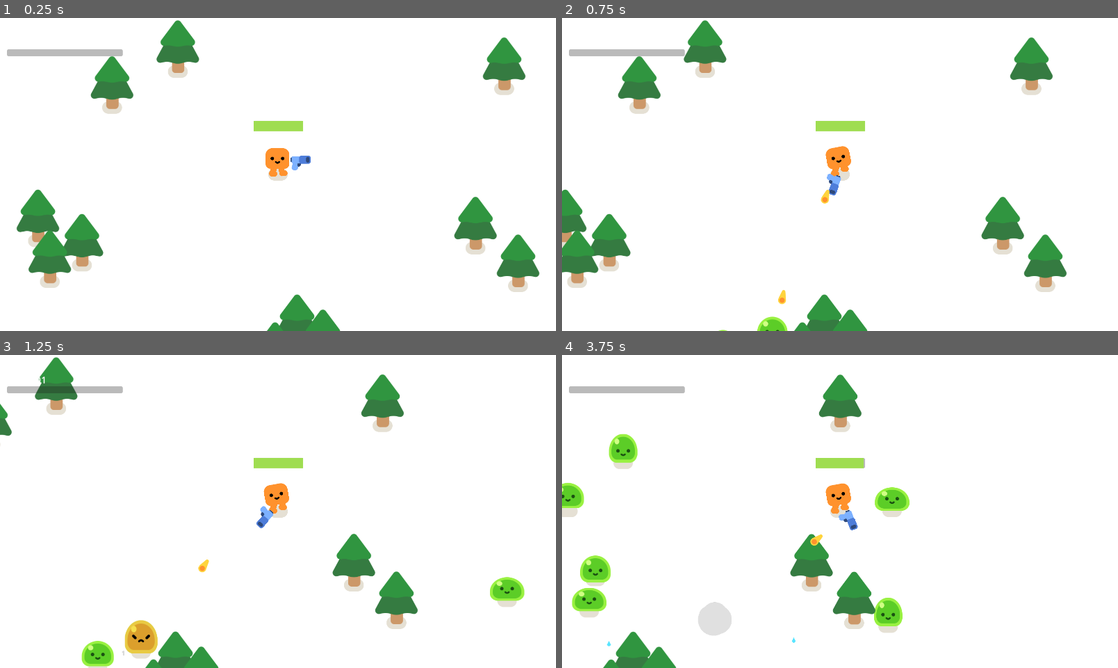
Above: before the commit, frames 1-4 (two rows, left to right).
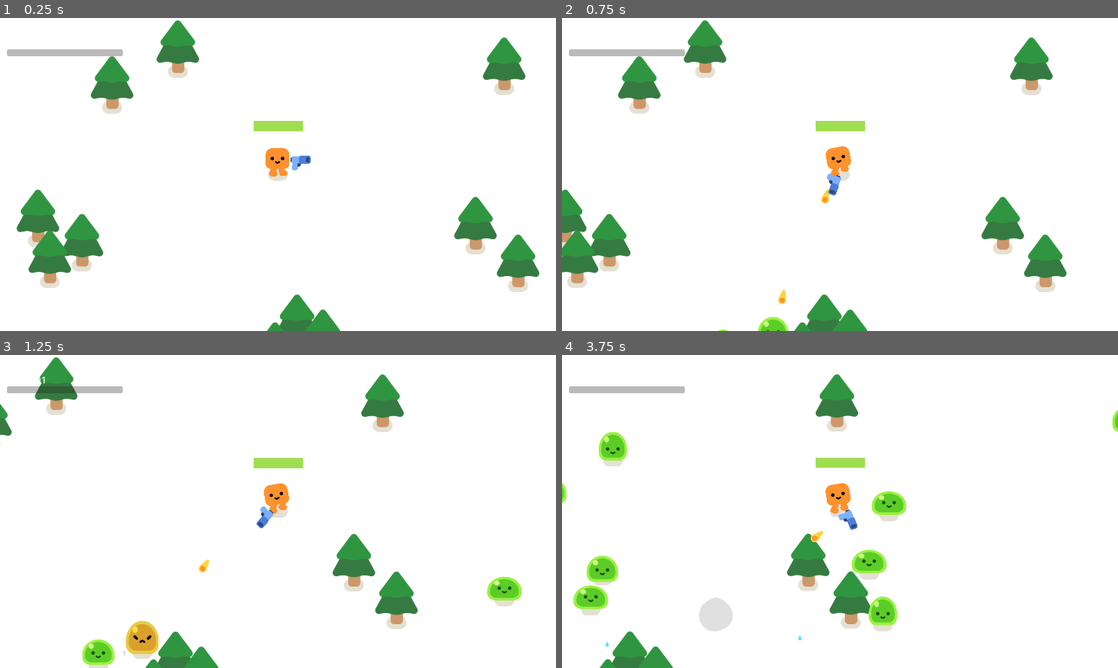
Above: after the commit, the same moments.

Repository: dkvkvk/my-survivors
Game: Godot game, scene res://survivors_game.tscn
The game is run twice, just before and just after one commit, with the same random seed, the same clock (stepped at 60 frames per second) and the same inputs.
Inputs:
- Up to frame 1 (0.25 s): no input
- Up to frame 2 (0.75 s): tap Enter at 0.5 s; hold D (move_right) from 0.53 s (still down); tap R at 0.6 s
- Up to frame 3 (1.25 s): keep holding D (move_right)
- Up to frame 4 (3.75 s): release D (move_right) at 1.28 s; hold S (move_down) 1.28-2.03 s; tap R every 0.75 s from 1.35 to 3.6 s; hold D (move_right) 2.03-2.78 s; hold W (move_up) 2.78-3.53 s; hold A (move_left) from 3.53 s (still down)

Frame 1 is identical in both runs. In frame 2, less than 0.1% of the frame differs, in the area x 28-51%, y 52-100%; in frame 3, 0.6%; in frame 4, 4.3%, in the area x 0-100%, y 6-100%.

Commit message:
修复怪物堆叠/枪消失：根除物理 NaN 污染链
问题链：怪物无停止距离地走进玩家坐标 → 物理去穿透爆炸 →
怪物坐标 NaN → 枪 look_at(NaN) 旋转变 NaN 不再渲染（枪消失）→
NaN 子弹污染物理空间 → 击杀中断

修复：
- 怪物软分离：每只锁定玩家周围随机偏移点+随机停止距离，围成松散一圈
- 怪物/玩家不参与物理互撞（幸存者标准做法，伤害仍走 HurtBox）
- 三重防护：怪物坐标异常自愈传送、枪跳过异常目标、子弹异常自毁
- 验证：20 秒自动化全流程（含升级暂停恢复），0 警告 0 NaN

Diff:
--- a/bullet_2d.gd
+++ b/bullet_2d.gd
@@ -11,6 +11,9 @@
 	travelled_distance += Balance.BULLET_SPEED * delta
 	if travelled_distance > Balance.BULLET_RANGE:
 		queue_free()
+	# 防护：坐标异常立即自毁，防止污染物理空间
+	if not is_finite(position.x) or not is_finite(position.y):
+		queue_free()
 
 
 func _on_body_entered(body):
--- a/gun.gd
+++ b/gun.gd
@@ -7,9 +7,11 @@
 
 func _process(_delta):
 	var enemies_in_range = get_overlapping_bodies()
-	if enemies_in_range.size() > 0:
-		var target_enemy = enemies_in_range.front()
-		look_at(target_enemy.global_position)
+	for enemy in enemies_in_range:
+		# 防护：跳过坐标异常（NaN/inf）的目标，避免枪朝向被污染
+		if is_finite(enemy.global_position.x) and is_finite(enemy.global_position.y):
+			look_at(enemy.global_position)
+			break
 
 
 func shoot():
--- a/mob.gd
+++ b/mob.gd
@@ -5,8 +5,12 @@
 
 var speed = randf_range(Balance.MOB_MIN_SPEED, Balance.MOB_MAX_SPEED)
 var health = Balance.MOB_HEALTH
+# 每只怪锁定玩家周围一个随机偏移点 + 随机停止距离，
+# 让怪物围成松散的一圈而不是叠进玩家坐标（软分离，不开物理互撞）
+var attack_range := randf_range(26.0, 48.0)
+var approach_offset := Vector2.from_angle(randf() * TAU) * randf_range(6.0, 26.0)
 
-@onready var player = get_node("/root/Game/Player")
+@onready var player: CharacterBody2D = get_node("/root/Game/Player")
 
 
 func _ready():
@@ -14,8 +18,18 @@
 
 
 func _physics_process(_delta):
-	var direction = global_position.direction_to(player.global_position)
-	velocity = direction * speed
+	# 防护：坐标一旦非有限值（物理求解器极端情况的自愈），传回战场随机点
+	if not is_finite(global_position.x) or not is_finite(global_position.y):
+		global_position = player.global_position + Vector2.from_angle(randf() * TAU) * 600.0
+		velocity = Vector2.ZERO
+		return
+
+	var to_target := (player.global_position + approach_offset) - global_position
+	var dist := to_target.length()
+	if is_finite(dist) and dist > attack_range:
+		velocity = to_target.normalized() * speed
+	else:
+		velocity = Vector2.ZERO
 	move_and_slide()
 
 
--- a/mob.tscn
+++ b/mob.tscn
@@ -8,6 +8,7 @@
 
 [node name="Mob" type="CharacterBody2D" unique_id=1758012314]
 collision_layer = 2
+collision_mask = 0
 script = ExtResource("1_xhyow")
 
 [node name="Slime" parent="." unique_id=339565775 instance=ExtResource("3_n2uyc")]
--- a/player.tscn
+++ b/player.tscn
@@ -27,11 +27,12 @@
 
 [node name="Gun" parent="." unique_id=1561364329 instance=ExtResource("3_bt0kc")]
 position = Vector2(0, -40)
+z_index = 10
 
 [node name="HurtBox" type="Area2D" parent="." unique_id=698633368]
 unique_name_in_owner = true
 collision_layer = 0
-collision_mask = 2
+collision_mask = 0
 monitorable = false
 
 [node name="CollisionShape2D" type="CollisionShape2D" parent="HurtBox" unique_id=440365805]
